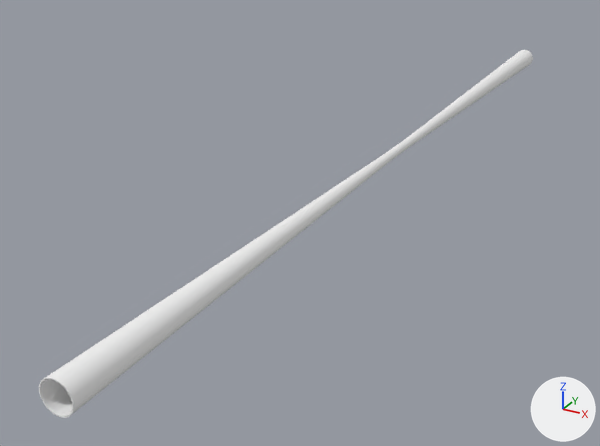
Renders of the glTF model src/assets/detectors/ALLEGRO_o2_v01.gltf from each side of a commit.
Before and after are seen from a camera (50 mm lens) standing at (74.0, -185.0, 67.0) and looking at (-18.0, -18.0, -17.0). Lighting does not change. The marker at lower right points along +X, +Y and +Z. The picture after the commit comes second.

In view in the first picture: 'tube_AlBeMet162_wall2_7.001', 'tube_AlBeMet162_wall_6.001', 'tube_VertexOuterAlb_wall2_5.001', 'tube_VertexOuterAlb_wall_4.001'.
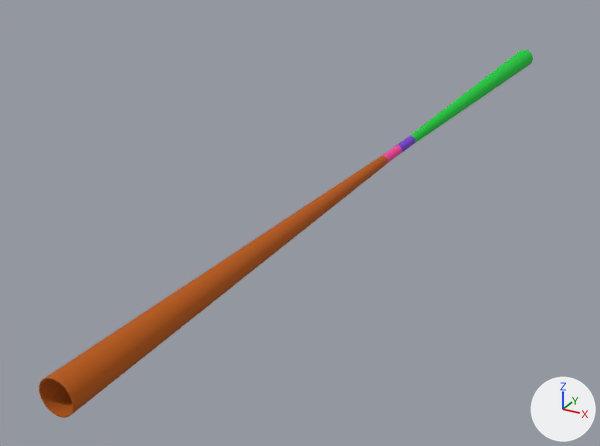
Boxes [x1, y1, x2, y2] around the edits, measured in the pictures (600 x 446 px):
'tube_AlBeMet162_wall_6.001', recoloured: [39, 156, 388, 418] in both
'tube_AlBeMet162_wall2_7.001', recoloured (white to green): [408, 50, 533, 144] in both
'tube_VertexOuterAlb_wall_4.001', recoloured (white to pink): [382, 146, 402, 163] in both
'tube_VertexOuterAlb_wall2_5.001', recoloured (white to purple): [396, 136, 415, 153] in both

The change, as a diff of the scene's bpy script:
```diff
--- a/src/assets/detectors/ALLEGRO_o2_v01.gltf.py
+++ b/src/assets/detectors/ALLEGRO_o2_v01.gltf.py
@@ mat_material_0 @@
 mat_material_0 = principled_material('Material_0')
-mat_material_0.base_color = (0.896, 0.896, 0.896)  # white #f3f3f3
+mat_material_0.base_color = (0.939, 0.0666, 0.352)  # pink #f849a0
 mat_material_0.roughness = 1.0
@@ mat_material_3 @@
+mat_material_3 = principled_material('Material_3')
+mat_material_3.base_color = (0.00605, 0.617, 0.0467)  # green #12ce3d
+mat_material_3.roughness = 1.0
@@ mat_material_1 @@
+mat_material_1 = principled_material('Material_1')
+mat_material_1.base_color = (0.205, 0.0578, 0.665)  # purple #7d44d5
+mat_material_1.roughness = 1.0
@@ mat_material_2 @@
+mat_material_2 = principled_material('Material_2')
+mat_material_2.base_color = (0.479, 0.0999, 0.00273)  # orange #b85909
+mat_material_2.roughness = 1.0
@@ me_mesh_1 @@
 me_mesh_1.from_pydata(...)  # 124 vertices, 240 faces; spans x -3.1..3.1, y -55.0..55.0, z -3.1..3.1
-me_mesh_1.materials.append(mat_material_0)  # white #f3f3f3
+me_mesh_1.materials.append(mat_material_2)  # orange #b85909
@@ me_mesh_3_1 @@
+me_mesh_3_1.from_pydata(...)  # 124 vertices, 240 faces; spans x -3.1..3.1, y -55.0..55.0, z -3.1..3.1
+me_mesh_3_1.materials.append(mat_material_3)  # green #12ce3d
@@ me_mesh_1_1 @@
+me_mesh_1_1.from_pydata(...)  # 124 vertices, 240 faces; spans x -1.17..1.17, y -4.5..4.5, z -1.16..1.16
+me_mesh_1_1.materials.append(mat_material_1)  # purple #7d44d5
@@ ob_tube_vertexouteralb_wall2_5_001 @@
-ob_tube_vertexouteralb_wall2_5_001 = bpy.data.objects.new('tube_VertexOuterAlb_wall2_5.001', me_mesh_0)
+ob_tube_vertexouteralb_wall2_5_001 = bpy.data.objects.new('tube_VertexOuterAlb_wall2_5.001', me_mesh_1_1)
 ob_tube_vertexouteralb_wall2_5_001.parent = ob_tube_vertexouteralb_wall2_5
@@ ob_tube_albemet162_wall2_7_001 @@
-ob_tube_albemet162_wall2_7_001 = bpy.data.objects.new('tube_AlBeMet162_wall2_7.001', me_mesh_1)
+ob_tube_albemet162_wall2_7_001 = bpy.data.objects.new('tube_AlBeMet162_wall2_7.001', me_mesh_3_1)
 ob_tube_albemet162_wall2_7_001.parent = ob_tube_albemet162_wall2_7
```
